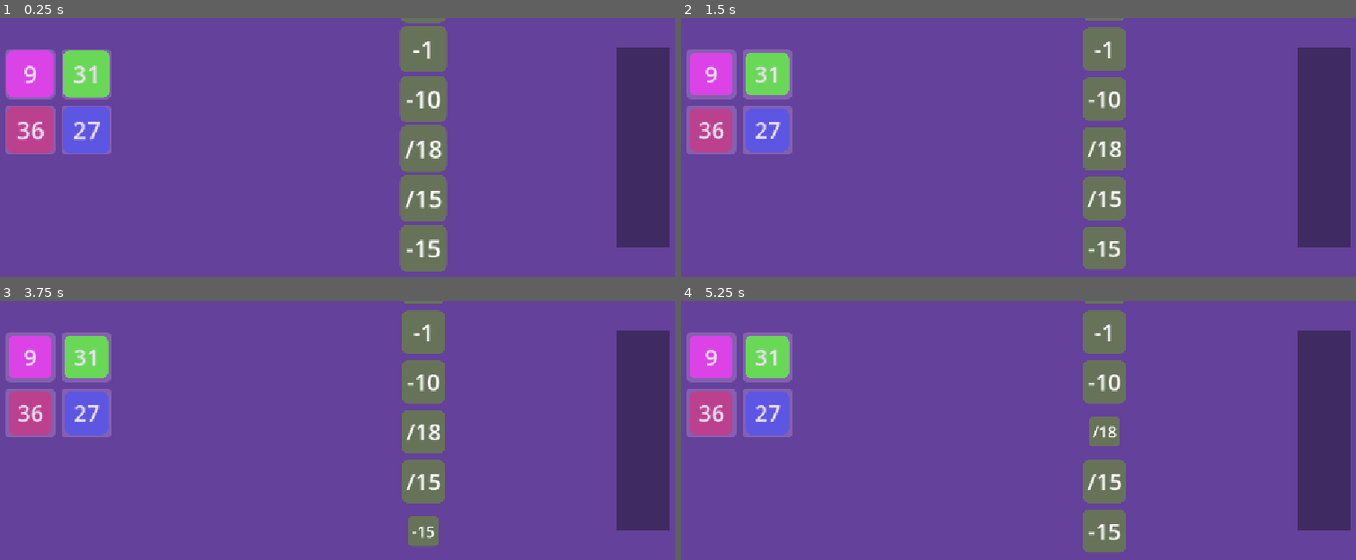
Above: before the commit, frames 1-4 (two rows, left to right).
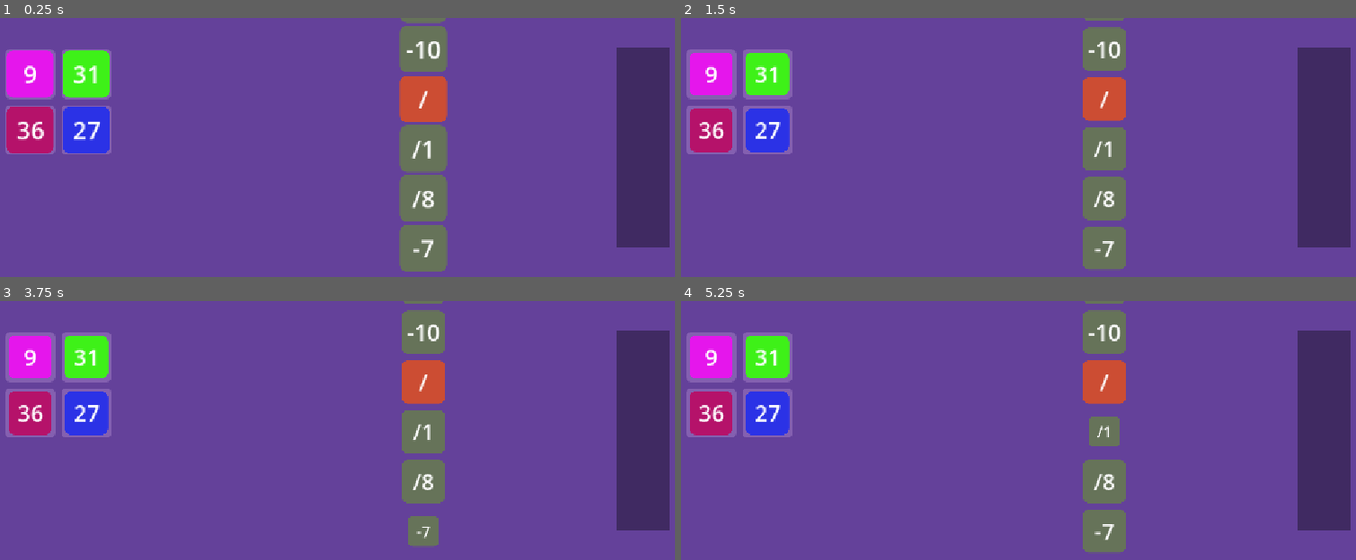
Above: after the commit, the same moments.

Repository: folktalesgaming/merge-down
Game: Godot game, scene res://scenes/GamePlay.tscn
Same seed, same stepped clock (60 frames per second), same inputs: the game is played once before the commit and once after it. The project has no main scene, so this scene is started directly.
Inputs (mouse positions are in pixels of both pictures, inside the frame that each line leads up to):
- Up to frame 1 (0.25 s): no input
- Up to frame 2 (1.5 s): move the mouse to (708, 74) at 0.52 s; press the mouse at (708, 74) at 0.53 s; tap Enter at 1.25 s; move the mouse to (768, 74) at 1.27 s; release the mouse at (768, 74) at 1.28 s; click (768, 74) at 1.35 s
- Up to frame 3 (3.75 s): tap Space at 2, 3.5 s; move the mouse to (27, 412) at 2.02 s; press the mouse at (27, 412) at 2.03 s; tap Enter at 2.75 s; move the mouse to (87, 412) at 2.77 s; release the mouse at (87, 412) at 2.78 s; click (87, 412) at 2.85 s; move the mouse to (425, 531) at 3.52 s; press the mouse at (425, 531) at 3.53 s
- Up to frame 4 (5.25 s): tap Enter at 4.25 s; move the mouse to (1106, 482) at 4.27 s; release the mouse at (1106, 482) at 4.28 s; click (1106, 482) at 4.35 s; tap Space at 5 s; move the mouse to (1106, 430) at 5.02 s; press the mouse at (1106, 430) at 5.03 s

The runs differ from the first frame. In frame 1, 6.8% of the frame differs, in the area x 0-67%, y 8-93%; in frame 2, 5.8%; in frame 3, 5.7%; in frame 4, 5.7%.

Commit message:
wip: multi tile operator implemented

Diff:
--- a/autoloads/game_manager.gd
+++ b/autoloads/game_manager.gd
@@ -5,6 +5,9 @@
 signal new_operator_tile_added(removed_op_index: int)
 signal negative_hazard(s_i: int, val: int, r: int, c: int, r_i: int)
 signal level_completed()
+signal in_between_tile_status_changed(r: int, c: int, status: bool)
+signal level_stuck()
+
 
 # Properties
 var _board: Array[Array]
@@ -13,6 +16,8 @@
 var _stack_size: int = 7
 var _total: int = 0
 
+var _in_between_drop_zone_status: Array[Array]
+
 var _lower_limit: int = 8
 var _upper_limit: int = 40
 
@@ -51,12 +56,12 @@
 func get_upper_limit() -> int:
 	return _upper_limit
 
-
 # CUSTOM FUNCTIONS
 
 # Initialize board with random values
 func Initialize_Board():
 	_board.clear()
+	_in_between_drop_zone_status.clear()
 	_total = 0
 
 	for i in range(_board_size):
@@ -83,7 +88,7 @@
 	return {
 		value = new_val,
 		symbol = randi_range(0, GlobalConst.OperatorSymbol.size() - 2),
-		type = randi_range(1, GlobalConst.OperatorType.size() - 1),
+		type = Utility.get_weighted_random_type([0, 70, 30]),
 		index = i,
 	};
 
@@ -120,6 +125,7 @@
 		_total -= current_val
 		_board[row][col] = 0
 		tile_cleared.emit(row, col)
+		in_between_tile_status_changed.emit(row, col, false)
 
 		if result < 0:
 			new_op_tile_created = true
@@ -131,8 +137,6 @@
 		_board[row][col] = result
 		board_updated.emit(row, col, result)
 
-	print(_total)
-
 	if _total == 0:
 		level_completed.emit()
 		return
@@ -141,3 +145,111 @@
 		_op_stack.remove_at(op_tile_pos)
 		_op_stack.append(get_rand_op_data(6))
 		new_operator_tile_added.emit(op_tile_pos)
+
+	if check_stuck():
+		level_stuck.emit()
+
+
+func consume_multi_operator(op_data: Dictionary, tiles_pos: Array[Vector2]):
+	var r_1: int = tiles_pos[0].x
+	var c_1: int = tiles_pos[0].y
+	var r_2: int = tiles_pos[1].x
+	var c_2: int = tiles_pos[1].y
+
+	var board_one_val: int = _board[r_1][c_1]
+	var board_two_val: int = _board[r_2][c_2]
+	var sym: GlobalConst.OperatorSymbol = op_data["symbol"]
+	var op_tile_pos: int = op_data["index"]
+
+	var is_merged_to_board_one: bool = true
+	var new_op_tile_created: bool = false
+
+	var result: int = 0
+
+	match sym:
+		GlobalConst.OperatorSymbol.SUB:
+			if board_one_val > board_two_val:
+				result = board_one_val - board_two_val
+			else:
+				is_merged_to_board_one = false
+				result = board_two_val - board_one_val
+		GlobalConst.OperatorSymbol.DIVIDE:
+			var rem: int = 0
+			if board_one_val > board_two_val:
+				rem = board_one_val % board_two_val
+				if rem == 0:
+					result = board_one_val / board_two_val
+				else:
+					# TODO: SPLIT
+					result = rem
+			else:
+				is_merged_to_board_one = false
+				rem = board_two_val % board_one_val
+				if rem == 0:
+					result = board_two_val / board_one_val
+				else:
+					# TODO: SPLIT
+					result = rem
+
+	if result <= 0:
+		_total -= (board_one_val+board_two_val)
+		_board[r_1][c_1] = 0
+		_board[r_2][c_2] = 0
+		tile_cleared.emit(r_1, c_1)
+		tile_cleared.emit(r_2, c_2)
+
+		in_between_tile_status_changed.emit(r_1, c_1, false)
+		in_between_tile_status_changed.emit(r_2, c_2, false)
+
+		if result < 0:
+			new_op_tile_created = true
+			var rand_index = randi_range(0, 6)
+			_op_stack[rand_index] = get_rand_op_data(rand_index)
+			negative_hazard.emit(rand_index, result, r_1, c_1, op_tile_pos)
+	else:
+		_total -= (board_one_val+board_two_val) - result
+		if is_merged_to_board_one:
+			_board[r_1][c_1] = result
+			board_updated.emit(r_1, c_1, result)
+			tile_cleared.emit(r_2, c_2)
+			in_between_tile_status_changed.emit(r_2, c_2, false)
+		else:
+			_board[r_2][c_2] = result
+			board_updated.emit(r_2, c_2, result)
+			tile_cleared.emit(r_1, c_1)
+			in_between_tile_status_changed.emit(r_1, c_1, false)
+
+	if _total == 0:
+		level_completed.emit()
+		return
+
+	if !new_op_tile_created:
+		_op_stack.remove_at(op_tile_pos)
+		_op_stack.append(get_rand_op_data(6))
+		new_operator_tile_added.emit(op_tile_pos)
+
+	if check_stuck():
+		level_stuck.emit()
+
+
+func check_stuck() -> bool:
+	var has_active_multi_zone: bool = false
+
+	for i in range(_in_between_drop_zone_status.size()):
+		for j in range(_in_between_drop_zone_status[i].size()):
+			if _in_between_drop_zone_status[i][j].is_active:
+				has_active_multi_zone = true
+				break
+		if has_active_multi_zone:
+			break
+
+	var has_single_operator: bool = false
+	for i in range(3):
+		if _op_stack[i]["type"] == GlobalConst.OperatorType.SINGLE:
+			has_single_operator = true
+			break
+
+	if has_active_multi_zone or has_single_operator:
+		return false
+
+	return true
--- /dev/null
+++ b/autoloads/utility.gd
@@ -0,0 +1,13 @@
+extends Node2D
+
+func get_weighted_random_type(weights: Array[int]) -> int:
+	var total_weight = weights.reduce(func(acc, num): return acc + num, 0)
+	var roll = randi_range(1, total_weight)
+
+	var current_sum = 0
+	for i in range(weights.size()):
+		current_sum += weights[i]
+		if roll <= current_sum:
+			return i
+
+	return 0
--- a/prefabs/DropZone.tscn
+++ b/prefabs/DropZone.tscn
@@ -10,6 +10,7 @@
 script = ExtResource("1_auexc")
 
 [node name="ColorRect" type="Sprite2D" parent="." unique_id=1026772829]
+unique_name_in_owner = true
 scale = Vector2(0.8, 0.8)
 texture = ExtResource("2_mxpqa")
 
--- a/project.godot
+++ b/project.godot
@@ -17,6 +17,7 @@
 [autoload]
 
 DragHelper="*uid://buekrju72jwsi"
+Utility="*uid://mirb5o7i8et6"
 GameManager="*uid://wdaydwgf24ww"
 
 [display]
--- a/scenes/GamePlay.tscn
+++ b/scenes/GamePlay.tscn
@@ -14,6 +14,9 @@
 position = Vector2(573.99994, 321.00003)
 scale = Vector2(1185.9999, 684.00006)
 texture = SubResource("CanvasTexture_14cdr")
+
+[node name="DropZones" type="Node2D" parent="." unique_id=1302039230]
+unique_name_in_owner = true
 
 [node name="MainGrid" type="Node2D" parent="." unique_id=903045838]
 unique_name_in_owner = true
@@ -54,6 +57,7 @@
 grow_vertical = 2
 
 [node name="CompleteHeading" type="Label" parent="UI/Container/VBoxContainer" unique_id=1844318558]
+unique_name_in_owner = true
 layout_mode = 2
 text = "Level Completed"
 horizontal_alignment = 1
--- a/scripts/drop_zone.gd
+++ b/scripts/drop_zone.gd
@@ -1,8 +1,20 @@
 class_name DropZone
 extends Area2D
 
+@onready var color_rect = %ColorRect
+
 var type: GlobalConst.DropZone
 var is_active: bool
-var tiles: Array[Tile]
 
-var board_pos: Vector2
+var board_pos: Array[Vector2]
+
+func _ready():
+	if type == GlobalConst.DropZone.IN_BETWEEN:
+		#color_rect.visible = false
+		self_modulate.darkened(0.4)
+
+func add_board_pos(pos: Vector2):
+	board_pos.append(pos)
+
+func check_board_pos(pos: Vector2) -> bool:
+	return board_pos.find(pos) != -1
--- a/scripts/game_play.gd
+++ b/scripts/game_play.gd
@@ -3,16 +3,21 @@
 
 @onready var main_grid = %MainGrid
 @onready var operator_stack = %OperatorStack
+@onready var drop_zones = %DropZones
 @onready var container = %Container
+@onready var complete_heading = %CompleteHeading
+@onready var next_lvl_btn = %NextLvlBtn
 
 const TilePrefab = preload("res://prefabs/Tile.tscn")
 const DropZonePrefab = preload("res://prefabs/DropZone.tscn")
 
 var board: Array[Array]
-var drop_zones: Array[Array]
+var drop_top_zones: Array[Array]
+var drop_in_zones: Array[Array]
 
 var level: int = 1
 var _board_gap: int = 90
+var is_stucked: bool = false
 
 func _ready():
 	GameManager.board_updated.connect(on_board_updated)
@@ -20,6 +25,8 @@
 	GameManager.tile_cleared.connect(on_tile_cleared)
 	GameManager.negative_hazard.connect(on_negative_hazard)
 	GameManager.level_completed.connect(on_level_completed)
+	GameManager.level_stuck.connect(on_level_stuck)
+	GameManager.in_between_tile_status_changed.connect(on_in_between_tile_status_changed)
 
 	reset()
 	new_game()
@@ -35,11 +42,15 @@
 	for op_tile in operator_stack.get_children():
 		op_tile.remove_tile()
 
+	for child in drop_zones.get_children():
+		child.queue_free()
+
 	for child in main_grid.get_children():
 		child.queue_free()
 
 	board.clear()
-	drop_zones.clear()
+	drop_in_zones.clear()
+	drop_top_zones.clear()
 
 func new_game():
 	# Initializing board and operator stack data
@@ -50,14 +61,20 @@
 	for i in range(board_size):
 		var row: Array[Tile] = []
 		var zones: Array[DropZone] = []
+		var in_zones: Array[DropZone] = []
 		row.resize(board_size)
 		zones.resize(board_size)
 		for j in range(board_size):
+			zones[j] = add_on_top_drop_zone(i, j)
+			var between_zones = add_in_between_drop_zone(i, j)
+			for b_z in between_zones:
+				in_zones.append(b_z)
 			row[j] = initiate_num_tile(GameManager.get_board_tile_data(i, j), i, j)
-			zones[j] = add_on_top_drop_zone(i, j, row[j])
 
 		board.append(row)
-		drop_zones.append(zones)
+		drop_top_zones.append(zones)
+		drop_in_zones.append(in_zones)
+		GameManager._in_between_drop_zone_status.append(in_zones)
 
 	# Initialize a stack of operators with random operator tiles
 	for i in range(GameManager.get_stack_size()):
@@ -73,40 +90,68 @@
 
 	return tile
 
-func add_on_top_drop_zone(r: int, c: int, tile: Tile) -> DropZone:
-	if r >= 0 and r < drop_zones.size() and c >= 0 and c < drop_zones[r].size():
-		drop_zones[r][c].tiles.clear()
-		drop_zones[r][c].tiles.append(tile)
-		return drop_zones[r][c]
+func add_on_top_drop_zone(r: int, c: int) -> DropZone:
+	if r >= 0 and r < drop_top_zones.size() and c >= 0 and c < drop_top_zones[r].size():
+		drop_top_zones[r][c].tiles.clear()
+		return drop_top_zones[r][c]
 
 	var dropZone: DropZone = DropZonePrefab.instantiate()
 	dropZone.type = GlobalConst.DropZone.ON_TOP
 	dropZone.is_active = true
-	dropZone.tiles.append(tile)
-	dropZone.board_pos = Vector2(r, c)
+	dropZone.add_board_pos(Vector2(r, c))
 	dropZone.position = Vector2((c+1) * _board_gap, (r+1) * _board_gap)
-	main_grid.add_child(dropZone)
+	drop_zones.add_child(dropZone)
 
 	return dropZone
 
+func add_in_between_drop_zone(r: int, c: int) -> Array[DropZone]:
+	var d_zones: Array[DropZone] = [];
+
+	if r+1 < GameManager.get_board_size():
+		var d_zone: DropZone = DropZonePrefab.instantiate()
+		d_zone.type = GlobalConst.DropZone.IN_BETWEEN
+		d_zone.is_active = true
+		d_zone.visible = false
+		d_zone.add_board_pos(Vector2(int(r), int(c)))
+		d_zone.add_board_pos(Vector2(int(r + 1), int(c)))
+		d_zone.scale = Vector2(0.4, 0.5)
+
+		d_zone.position = Vector2((c+1) * _board_gap, (r+1.5) * _board_gap)
+		drop_zones.add_child(d_zone)
+		d_zones.append(d_zone)
+
+	if c+1 < GameManager.get_board_size():
+		var d_zone: DropZone = DropZonePrefab.instantiate()
+		d_zone.type = GlobalConst.DropZone.IN_BETWEEN
+		d_zone.is_active = true
+		d_zone.visible = false
+		if !d_zone.check_board_pos(Vector2(int(r), int(c))):
+			d_zone.add_board_pos(Vector2(int(r), int(c)))
+		d_zone.add_board_pos(Vector2(int(r), int(c + 1)))
+		d_zone.scale = Vector2(0.5, 0.4)
+
+		d_zone.position = Vector2((c+1.5) * _board_gap, (r+1) * _board_gap)
+		drop_zones.add_child(d_zone)
+		d_zones.append(d_zone)
+
+	return d_zones
+
+func has_decimal(n: float) -> bool:
+	return abs(fmod(n, 1.0)) > 0.00001
+
 # Initiate operator tile in the operator stack
-func initiate_operator_tile(p: int, val: int = 0):
-	var rand_symbol = randi_range(0, GlobalConst.OperatorSymbol.size() - 2)
-	var rand_type = randi_range(1, GlobalConst.OperatorType.size() - 2)
-	var rand_value = randi_range(1, 20)
-
-	if val != 0:
-		rand_symbol = GlobalConst.OperatorSymbol.SUB
-		rand_type = GlobalConst.OperatorType.SINGLE
-		rand_value = val
-
+func initiate_operator_tile(p: int):
 	var tile: Tile = TilePrefab.instantiate()
 	var width = get_window().size.x
 	var height = get_window().size.y
 	tile.position = Vector2(width - 80, height - (p+1) * 80)
 
 	operator_stack.add_child(tile)
-	tile.Initialize_Value(rand_value, rand_symbol, rand_type)
+	tile.Initialize_Value(
+		GameManager._op_stack[p]["value"],
+		GameManager._op_stack[p]["symbol"],
+		GameManager._op_stack[p]["type"]
+	)
 	tile.set_stack_pos(p)
 
 func negative_op_tile(val: int, index: int, r: int, c: int):
@@ -133,7 +178,7 @@
 
 func on_tile_cleared(row: int, col: int):
 	var tile: Tile = board[row][col]
-	drop_zones[row][col].is_active = false
+	drop_top_zones[row][col].is_active = false
 	tile.remove_tile()
 
 func on_operator_tile_added(removed_op_pos: int):
@@ -152,7 +197,22 @@
 	if s_i != r_i:
 		on_operator_tile_added(r_i)
 
+func on_in_between_tile_status_changed(r: int, c: int, s: bool):
+	for i in range(drop_in_zones.size()):
+		for j in range(drop_in_zones[i].size()):
+			if drop_in_zones[i][j].check_board_pos(Vector2(r, c)):
+				drop_in_zones[i][j].is_active = s
+
 func on_level_completed():
+	is_stucked = false
+	complete_heading.text = "Level Completed"
+	next_lvl_btn.text = "Next Level"
+	container.visible = true
+
+func on_level_stuck():
+	is_stucked = true
+	complete_heading.text = "Bad luck! You are stuck"
+	next_lvl_btn.text = "Restart level"
 	container.visible = true
 
 func _process(_delta):
@@ -166,7 +226,8 @@
 
 
 func _on_next_lvl_btn_pressed():
-	level += 1
+	if !is_stucked:
+		level += 1
 	reset()
 	new_game()
 	container.visible = false
--- a/scripts/tile.gd
+++ b/scripts/tile.gd
@@ -155,20 +155,25 @@
 
 	if is_in_drop_zone && drop_zone_ref:
 		if drop_zone_ref.type == GlobalConst.DropZone.ON_TOP && drop_zone_ref.is_active:
-			var tile: Tile = drop_zone_ref.tiles[0]
-
 			GameManager.consume_operator({
 				value = self._value,
 				symbol = self._symbol,
 				type = self._type,
 				index = self.stack_pos
-			}, tile.board_row, tile.board_col)
+			}, drop_zone_ref.board_pos[0].x, drop_zone_ref.board_pos[0].y)
 			DragHelper.remove_picked_tile()
 			remove_tile()
-		elif drop_zone_ref.type == GlobalConst.DropZone.IN_BETWEEN:
-			_state = STATE.BACKTOIDLE
+		elif drop_zone_ref.type == GlobalConst.DropZone.IN_BETWEEN && drop_zone_ref.is_active:
+			GameManager.consume_multi_operator({
+				value = self._value,
+				symbol = self._symbol,
+				type = self._type,
+				index = self.stack_pos
+			},
+			[Vector2(drop_zone_ref.board_pos[0].x, drop_zone_ref.board_pos[0].y),
+			Vector2(drop_zone_ref.board_pos[1].x, drop_zone_ref.board_pos[1].y)])
 			DragHelper.remove_picked_tile()
-			pass
+			remove_tile()
 	else:
 		_state = STATE.BACKTOIDLE
 		DragHelper.remove_picked_tile()
Not shown, added: autoloads/utility.gd.uid
